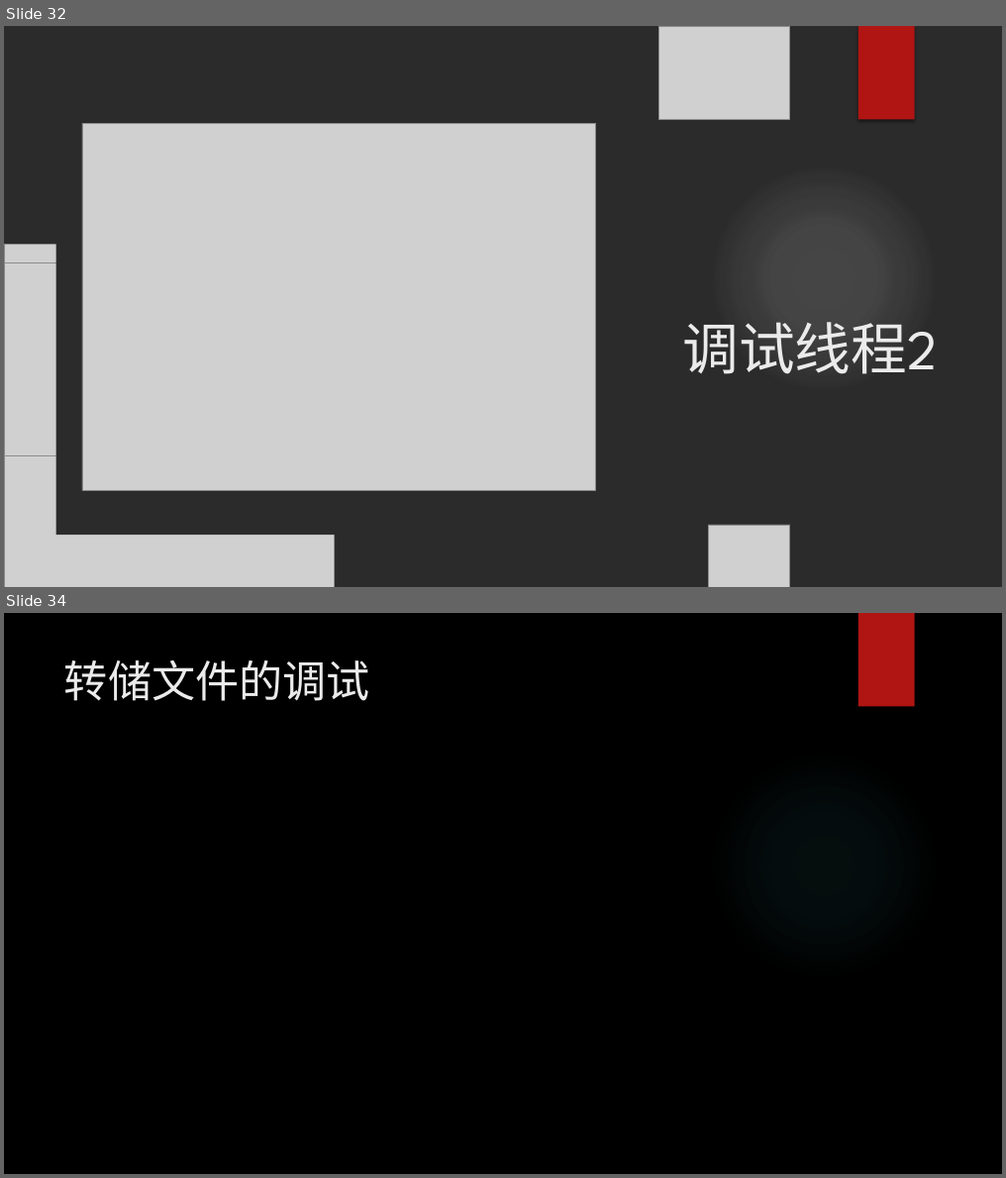
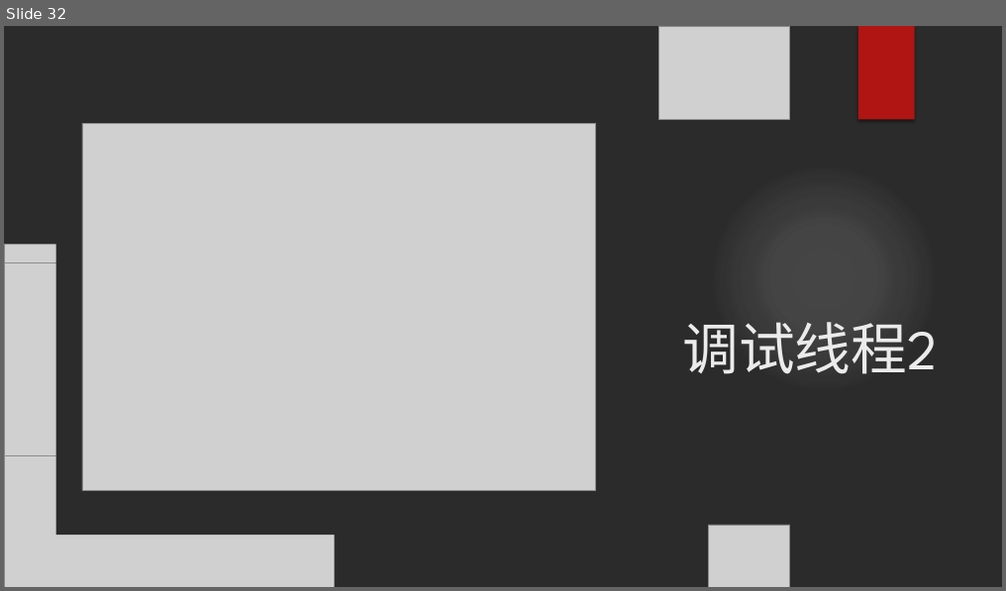
Before and after one commit to wangqinghe95/Program-Debug, a slide deck: ProgramDebug.pptx. Shown one above the other, each under a label of ours: slides 32 and 34 before the commit, slide 32 after it; the slides between them are not shown. The pictures are 1006x1178 and 1006x591 pixels, drawn with LibreOffice and Linux fonts; fonts in the diff are those of the drawing; grey boxes stand for pictures; background and template pictures are left out; a plain dark background stands for a picture behind light text. Boxes give left, top, right and bottom in pixels: in the first picture for what was removed or moved away, otherwise in the second. Text is boxed around its words. In the diff, an @@ line names an element or a change of style, - is before the commit and + after.

```diff
--- a/ProgramDebug.pptx
+++ b/ProgramDebug.pptx
@@ slide 34 removed at (4, 613, 1002, 1174), background picture (left out) @@
@@ rectangle removed at (858, 613, 915, 707) @@
@@ title removed at (64, 661, 370, 701) @@
-转储文件的调试
@@ ellipse removed at (709, 750, 939, 980) @@
```
Also in this commit, not shown: 1 slide changed, 7 slides added, 5 other files.
